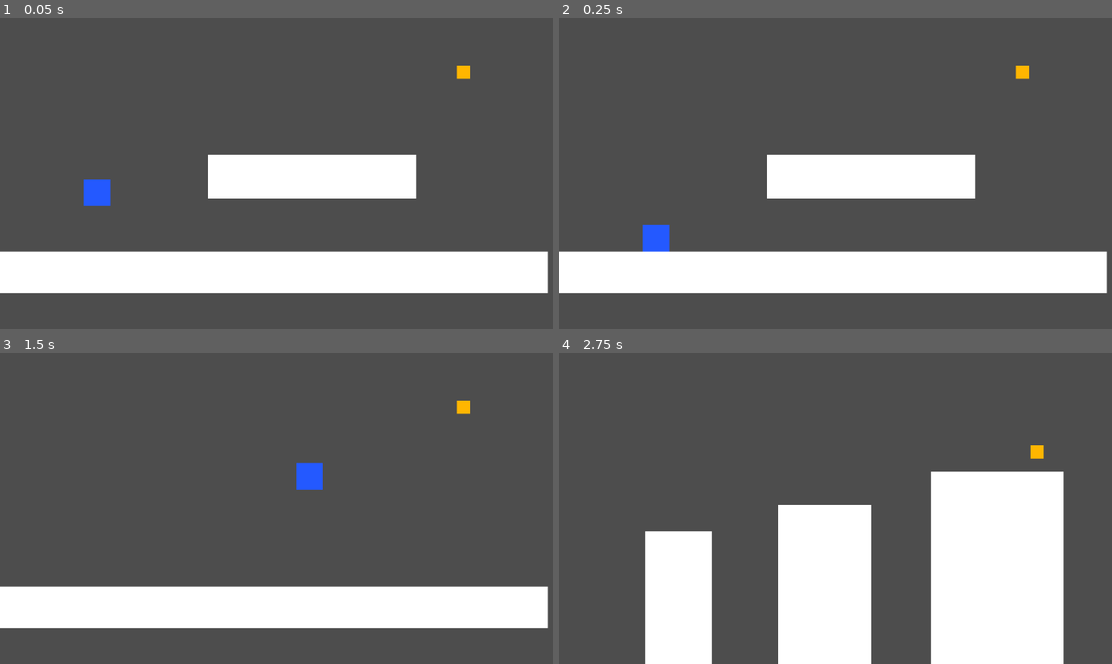
Above: before the commit, frames 1-4 (two rows, left to right).
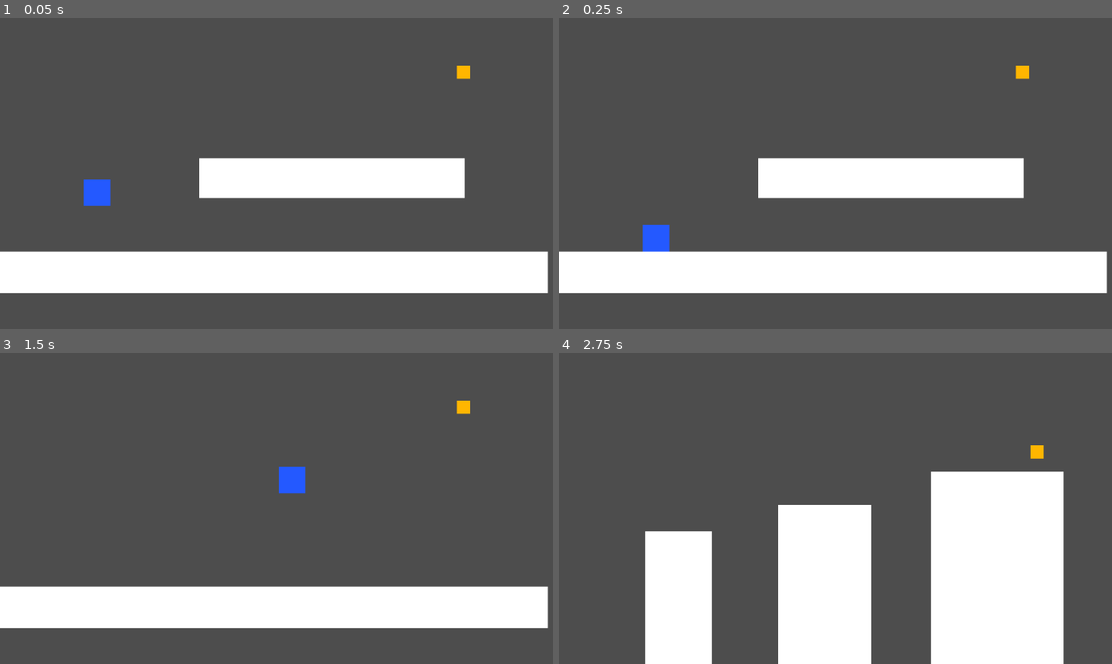
Above: after the commit, the same moments.

Repository: EugeneOYZ1203n/2D-Platformer-Project-Dev-NUSGDG-2024-25
Game: Godot game, scene res://2_levels/0_tests/testing_disappearing_platform.tscn
Same seed, same stepped clock (60 frames per second), same inputs: the game is played once before the commit and once after it. This scene is started directly instead of the project's main scene.
Inputs (mouse positions are in pixels of both pictures, inside the frame that each line leads up to):
- Up to frame 1 (0.05 s): no input
- Up to frame 2 (0.25 s): no input
- Up to frame 3 (1.5 s): tap Enter at 0.5 s; move the mouse to (458, 468) at 0.52 s; hold D (move_right) from 0.53 s (still down); click (458, 468) at 0.6 s; tap W (move_jump) at 0.77 s; move the mouse to (193, 502) at 1.27 s; tap G (move_grab) at 1.35 s
- Up to frame 4 (2.75 s): tap W (move_jump) at 1.52 s; move the mouse to (940, 405) at 2.02 s; release D (move_right) at 2.03 s; hold A (move_left) from 2.03 s (still down); click (940, 405) at 2.1 s

The runs differ from the first frame. In frame 1, 1.9% of the frame differs, in the area x 36-85%, y 43-59%; in frame 2, 1.9%; in frame 3, 0.6%; in frame 4, nothing differs.

Commit message:
Removed redundant code, cleaned up scaling/positions

Diff:
--- a/new-game-project/2_levels/0_tests/testing_disappearing_platform.tscn
+++ b/new-game-project/2_levels/0_tests/testing_disappearing_platform.tscn
@@ -19,5 +19,5 @@
 nxt_level = 2
 
 [node name="DisappearingPlatform" parent="." instance=ExtResource("4_nrs5t")]
-position = Vector2(752, 496)
-scale = Vector2(3.91657, 0.826116)
+position = Vector2(800, 500)
+scale = Vector2(20, 3)
--- a/new-game-project/4_obstacles/disappearing_platform.gd
+++ b/new-game-project/4_obstacles/disappearing_platform.gd
@@ -1,26 +1,26 @@
 extends StaticBody2D
 
 @export var collision_shape: CollisionShape2D
+@export var appear_delay: float
+@export var disappear_delay: float
+@export var disappear_duration: float
+
 signal on_aesthetic_disappear
 signal on_aesthetic_appear
-signal on_physics_disappear
-signal on_physics_appear
 
 func disappear(delay):
 	on_aesthetic_disappear.emit()
 	await get_tree().create_timer(delay).timeout
 	collision_shape.set_deferred("disabled", true)
-	on_physics_disappear.emit()
 
 func appear(delay):
 	on_aesthetic_appear.emit()
 	await get_tree().create_timer(delay).timeout
 	collision_shape.set_deferred("disabled", false)
-	on_physics_appear.emit()
 
-func _on_area_2d_body_entered(body: CharacterBody2D) -> void:
+func _on_area_2d_body_entered(_body: CharacterBody2D) -> void:
 	$Area2D/CollisionShape2D.set_deferred("disabled", true)
-	disappear(0.25)
-	await get_tree().create_timer(3).timeout
-	appear(0.2)
+	disappear(disappear_delay)
+	await get_tree().create_timer(disappear_duration).timeout
+	appear(appear_delay)
 	$Area2D/CollisionShape2D.set_deferred("disabled", false)
--- a/new-game-project/4_obstacles/disappearing_platform.tscn
+++ b/new-game-project/4_obstacles/disappearing_platform.tscn
@@ -1,37 +1,36 @@
-[gd_scene load_steps=6 format=3 uid="uid://bu3qids707bkt"]
+[gd_scene load_steps=5 format=3 uid="uid://bu3qids707bkt"]
 
 [ext_resource type="Script" path="res://4_obstacles/disappearing_platform.gd" id="1_sip14"]
 [ext_resource type="Texture2D" uid="uid://dhuisp1bpqq6d" path="res://0_assets/square.png" id="2_nfl4b"]
-[ext_resource type="Script" path="res://4_obstacles/disappearing_platform_sprite.gd" id="3_pwpv2"]
 
 [sub_resource type="RectangleShape2D" id="RectangleShape2D_yttc8"]
-size = Vector2(128, 129)
+size = Vector2(32, 32)
 
-[sub_resource type="RectangleShape2D" id="RectangleShape2D_dfm6j"]
-size = Vector2(17.3485, 1.24393)
+[sub_resource type="RectangleShape2D" id="RectangleShape2D_pcfah"]
+size = Vector2(32, 2)
 
 [node name="DisappearingPlatform" type="StaticBody2D" node_paths=PackedStringArray("collision_shape")]
 script = ExtResource("1_sip14")
 collision_shape = NodePath("CollisionShape2D")
+appear_delay = 0.2
+disappear_delay = 0.25
+disappear_duration = 3.0
 metadata/_edit_group_ = true
 
 [node name="Sprite2D" type="Sprite2D" parent="."]
+scale = Vector2(0.25, 0.25)
 texture = ExtResource("2_nfl4b")
-script = ExtResource("3_pwpv2")
 
 [node name="CollisionShape2D" type="CollisionShape2D" parent="."]
-position = Vector2(0, 0.5)
 shape = SubResource("RectangleShape2D_yttc8")
 
 [node name="Area2D" type="Area2D" parent="."]
-scale = Vector2(6.56, 6.36)
+position = Vector2(0, -17)
 metadata/_edit_group_ = true
 
 [node name="CollisionShape2D" type="CollisionShape2D" parent="Area2D"]
-position = Vector2(1.89968e-06, -10.6918)
-scale = Vector2(1.12472, 1.01122)
-shape = SubResource("RectangleShape2D_dfm6j")
+shape = SubResource("RectangleShape2D_pcfah")
 
-[connection signal="on_aesthetic_appear" from="." to="Sprite2D" method="_on_disappearing_platform_on_aesthetic_appear"]
-[connection signal="on_aesthetic_disappear" from="." to="Sprite2D" method="_on_disappearing_platform_on_aesthetic_disappear"]
+[connection signal="on_aesthetic_appear" from="." to="Sprite2D" method="show"]
+[connection signal="on_aesthetic_disappear" from="." to="Sprite2D" method="hide"]
 [connection signal="body_entered" from="Area2D" to="." method="_on_area_2d_body_entered"]
--- a/new-game-project/4_obstacles/disappearing_platform_sprite.gd
+++ /dev/null
@@ -1,7 +0,0 @@
-extends Sprite2D
-
-func _on_disappearing_platform_on_aesthetic_appear() -> void:
-	show()
-
-func _on_disappearing_platform_on_aesthetic_disappear() -> void:
-	hide()
